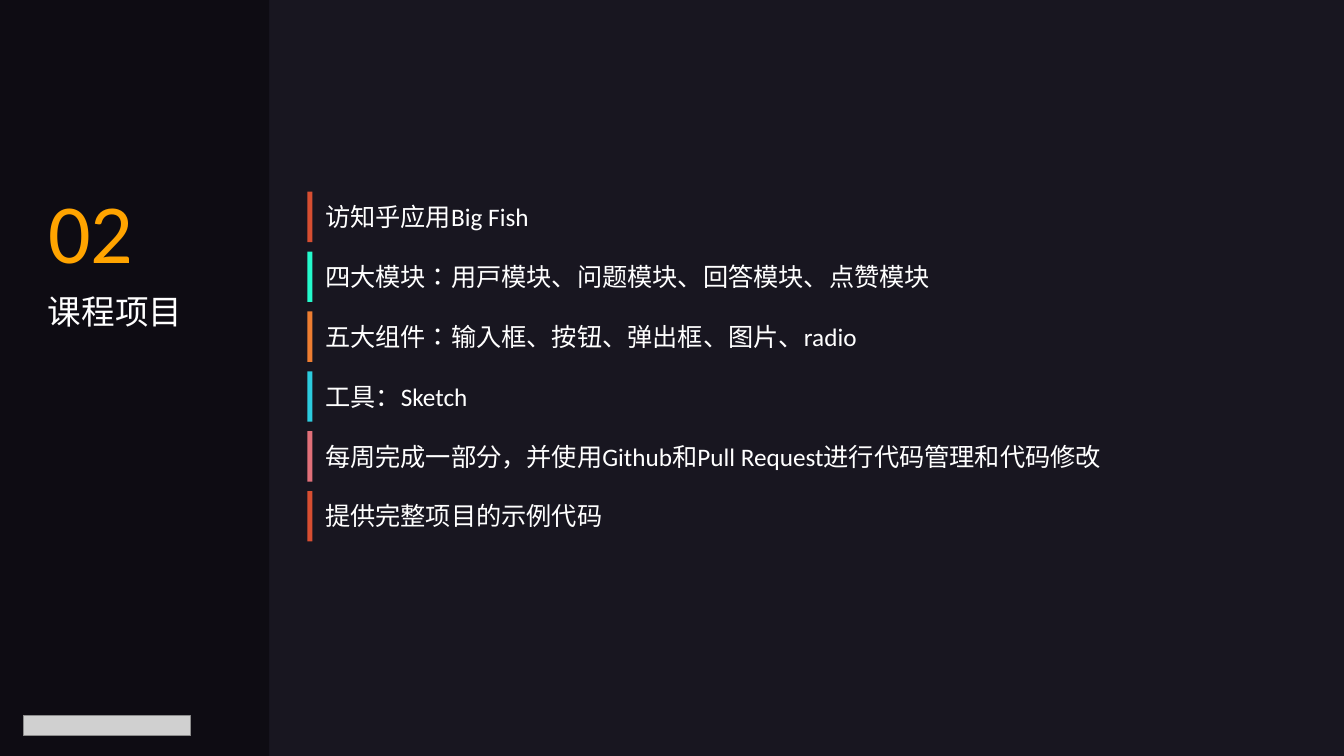
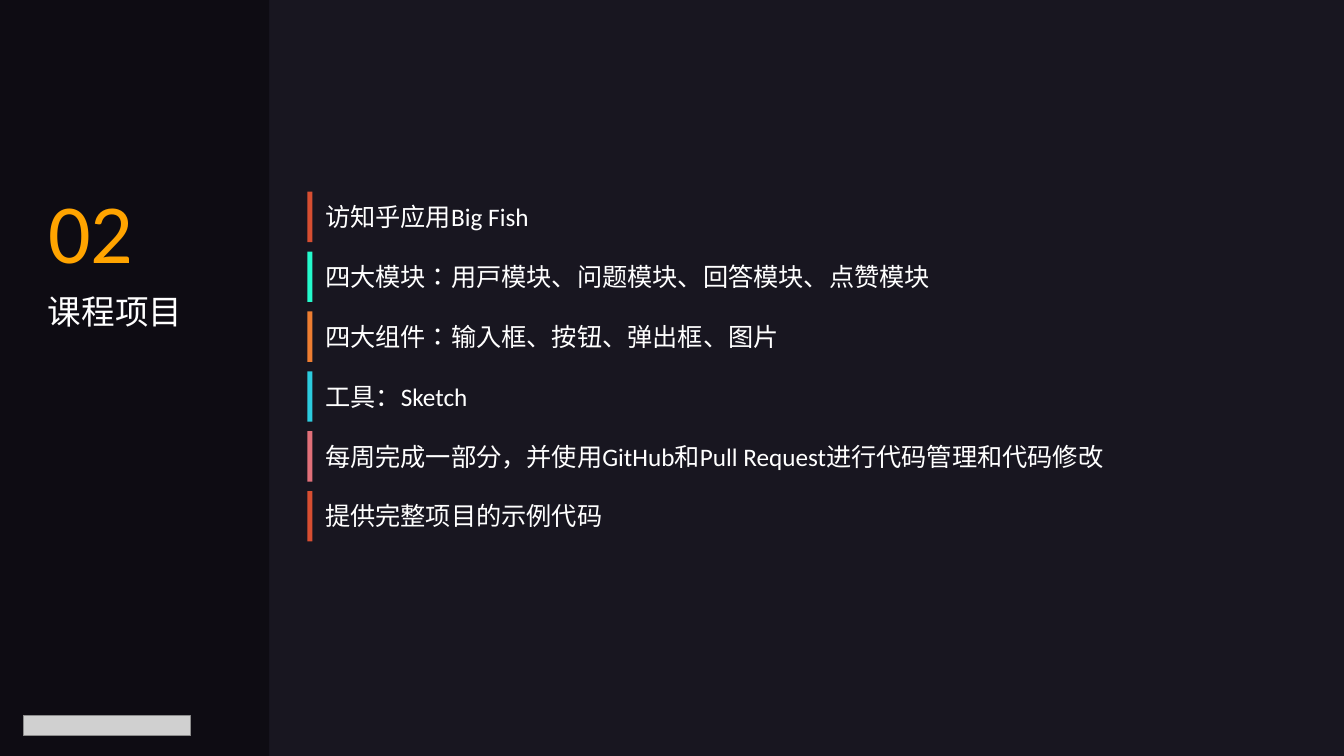
Before and after one commit to luqiuyuan/reactjs_course, a slide deck: slide 5 of lectures/lecture00.pptx. Drawn at 1344x756 pixels with LibreOffice and Linux fonts; fonts in the diff are those of the drawing; grey boxes stand for pictures. Boxes give left, top, right and bottom in pixels: in the first picture for what was removed or moved away, otherwise in the second. Text is boxed around its words. In the diff, an @@ line names an element or a change of style, - is before the commit and + after.

```diff
--- a/lectures/lecture00.pptx
+++ b/lectures/lecture00.pptx
@@ text at (325, 325, 779, 348): text changed @@
-五大组件：输入框、按钮、弹出框、图片、radio
+四大组件：输入框、按钮、弹出框、图片
@@ text at (325, 445, 1103, 470): text changed @@
-每周完成一部分，并使用Github和Pull Request进行代码管理和代码修改
+每周完成一部分，并使用GitHub和Pull Request进行代码管理和代码修改
```
Also in this commit, not shown: 1 other slide changed, 3 other files.
